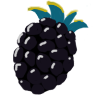
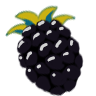
Revision of a layered 96x96 image; what changed, layer by layer:
added group "Berry 7" with 7 layers above "Berry 6" over [5, 0, 91, 96]
added layer "Paint Layer 2" (1st of 8, in "Berry 7") in group "Berry 7" over [5, 0, 91, 96]
added layer "black berry shape" (1st of 8, in "Berry 7") in group "Berry 7" over [5, 0, 91, 96]
added layer "Copy of stem shadow" (1st of 8, in "Berry 7") in group "Berry 7" over [5, 0, 91, 64]
hid group "Berry 1" (7 layers) over [5, 0, 91, 96]
painted on "Paint Layer 2" (7th of 8, in "Berry 1") over [5, 0, 91, 96]
painted on "black berry shape" (7th of 8, in "Berry 1") over [5, 0, 91, 96]
hid "Paint Layer 3" (7th of 8, in "Berry 1"), painted on it over [5, 0, 91, 96]
hid "stem shadow" (7th of 8, in "Berry 1"), painted on it over [5, 0, 91, 96]
